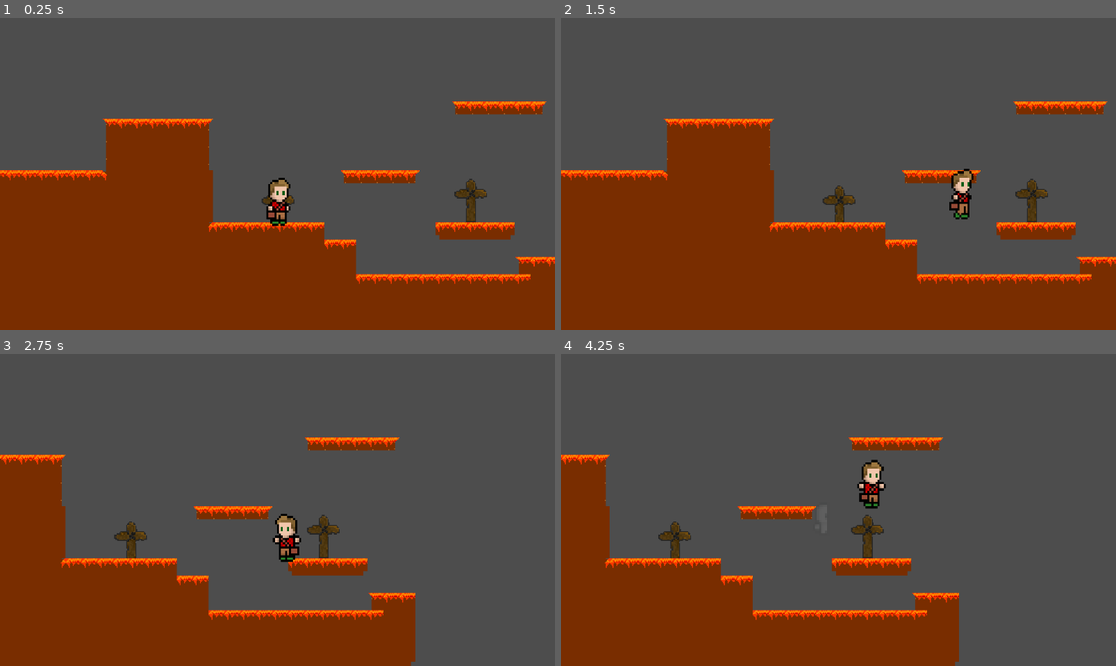
Above: before the commit, frames 1-4 (two rows, left to right).
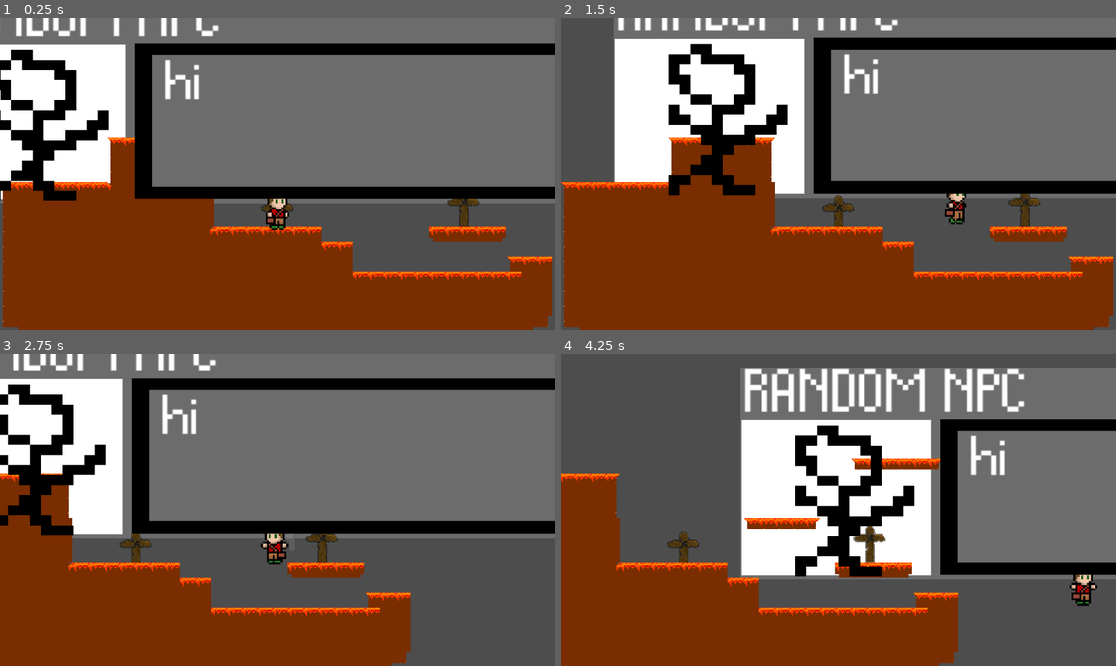
Above: after the commit, the same moments.

Repository: LostInTheSause/TSA-comp----Endless-Night
Game: Godot game, scene res://scenes/node_2d.tscn
Same seed, same stepped clock (60 frames per second), same inputs: the game is played once before the commit and once after it.
Inputs (mouse positions are in pixels of both pictures, inside the frame that each line leads up to):
- Up to frame 1 (0.25 s): no input
- Up to frame 2 (1.5 s): move the mouse to (960, 158) at 0.52 s; hold D (right) from 0.53 s (still down); tap S (dash) at 0.6 s; tap W (jump) at 0.77 s; move the mouse to (727, 189) at 1.27 s; tap Shift (run) at 1.35 s
- Up to frame 3 (2.75 s): tap W (jump) at 1.52 s; move the mouse to (333, 441) at 2.02 s; release D (right) at 2.03 s; hold A (left) from 2.03 s (still down); tap S (dash) at 2.1 s
- Up to frame 4 (4.25 s): move the mouse to (810, 572) at 2.77 s; release A (left) at 2.78 s; hold D (right) from 2.78 s (still down); tap Shift (run) at 2.85 s; tap W (jump) at 3.02, 3.77 s; move the mouse to (1005, 556) at 3.52 s; tap S (dash) at 3.6 s

The runs differ from the first frame. In frame 1, 60% of the frame differs, in the area x 0-100%, y 0-100%; in frame 2, 54%; in frame 3, 61%; in frame 4, 49%.

Commit message:
fiddled with some things and started on the talking part
sophia starts on backgrounds and is cooking up someheat

Diff:
--- a/TSA comp/dusk-to-dawn/project.godot
+++ b/TSA comp/dusk-to-dawn/project.godot
@@ -14,6 +14,11 @@
 run/main_scene="uid://dani6j2n6nwad"
 config/features=PackedStringArray("4.5", "Forward Plus")
 config/icon="res://icon.svg"
+
+[display]
+
+window/size/viewport_width=960
+window/size/viewport_height=540
 
 [input]
 
@@ -43,7 +48,7 @@
 }
 talk={
 "deadzone": 0.2,
-"events": [Object(InputEventMouseButton,"resource_local_to_scene":false,"resource_name":"","device":-1,"window_id":0,"alt_pressed":false,"shift_pressed":false,"ctrl_pressed":false,"meta_pressed":false,"button_mask":0,"position":Vector2(0, 0),"global_position":Vector2(0, 0),"factor":1.0,"button_index":1,"canceled":false,"pressed":false,"double_click":false,"script":null)
+"events": [Object(InputEventKey,"resource_local_to_scene":false,"resource_name":"","device":-1,"window_id":0,"alt_pressed":false,"shift_pressed":false,"ctrl_pressed":false,"meta_pressed":false,"pressed":false,"keycode":69,"physical_keycode":0,"key_label":0,"unicode":101,"location":0,"echo":false,"script":null)
 ]
 }
 dash={
@@ -52,3 +57,7 @@
 , Object(InputEventKey,"resource_local_to_scene":false,"resource_name":"","device":-1,"window_id":0,"alt_pressed":false …(186 unchanged characters)…
 ]
 }
+
+[rendering]
+
+anti_aliasing/screen_space_roughness_limiter/enabled=false
--- a/TSA comp/dusk-to-dawn/scenes/lil_guy.tscn
+++ b/TSA comp/dusk-to-dawn/scenes/lil_guy.tscn
@@ -6,6 +6,7 @@
 [ext_resource type="Texture2D" uid="uid://d3wluu4dndepe" path="res://sprites/Hana Caraka - Base Character [sample]/run.png" id="4_6a63v"]
 [ext_resource type="Texture2D" uid="uid://qehdsf5jp33q" path="res://sprites/Player V3 climb2.png" id="4_gd6mk"]
 [ext_resource type="Texture2D" uid="uid://cyoar287ccqeq" path="res://sprites/Player V3 walk.png" id="5_gd6mk"]
+[ext_resource type="PackedScene" uid="uid://ddwedofbtef40" path="res://speaking.tscn" id="8_5ejhy"]
 [ext_resource type="Texture2D" uid="uid://cidr1neb857m4" path="res://sprites/New Piskel (1).png" id="8_6a63v"]
 
 [sub_resource type="GDScript" id="GDScript_6a63v"]
@@ -90,7 +91,7 @@
 		velocity.y = 0
 		animated_sprite_2d.play(\"ledge hang\")
 		is_hanging = true
-		ledge_hang_1.collide_with_bodies = false
+		ledge_hang_1.enabled = false
 		if Input.is_action_just_pressed(\"jump\"):
 			velocity.x = 400
 			velocity.y = -350
@@ -98,15 +99,15 @@
 		velocity.y = 0
 		animated_sprite_2d.play(\"ledge hang\")
 		is_hanging = true
-		ledge_hang_2.collide_with_bodies = false
+		ledge_hang_2.enabled = false
 		if Input.is_action_just_pressed(\"jump\"):
 			velocity.x = -400
 			velocity.y = -350
 
 	else:
 		is_hanging = false
-		ledge_hang_1.collide_with_bodies = true
-		ledge_hang_2.collide_with_bodies = true
+		ledge_hang_1.enabled = true
+		ledge_hang_2.enabled = true
 
 
 
@@ -634,5 +635,7 @@
 position = Vector2(29, 0)
 texture = ExtResource("8_6a63v")
 
+[node name="speaking" parent="." instance=ExtResource("8_5ejhy")]
+
 [connection signal="screen_exited" from="move cam when player leave" to="." method="when_player_leave_screen"]
 [connection signal="timeout" from="dash timer" to="." method="_on_dash_timer_timeout"]
--- a/TSA comp/dusk-to-dawn/scenes/node_2d.tscn
+++ b/TSA comp/dusk-to-dawn/scenes/node_2d.tscn
@@ -392,8 +392,12 @@
 [node name="world" type="Node2D"]
 
 [node name="Camera2D" type="Camera2D" parent="."]
-zoom = Vector2(2.06, 2.24)
-limit_bottom = 100
+position = Vector2(1, 0)
+zoom = Vector2(1.661, 1.61)
+limit_left = -10000002
+limit_top = -9999996
+limit_right = 9999998
+limit_bottom = 111
 position_smoothing_enabled = true
 
 [node name="Lil guy" parent="." instance=ExtResource("1_6e84v")]
@@ -415,7 +419,8 @@
 layer_0/tile_data = PackedInt32Array(65535, 131072, 1, 0, 131072, 1, 1, 131072, 1, 2, 131072, 1, 65534, 131072, 1, 6553 …(5417 unchanged characters)…
 
 [node name="kill_zone" parent="." instance=ExtResource("3_4vge2")]
-position = Vector2(-224, -69)
+position = Vector2(17, 117)
+scale = Vector2(37.595, 1)
 
 [node name="kill_zone2" parent="." instance=ExtResource("3_4vge2")]
 position = Vector2(100, 36)
--- /dev/null
+++ b/TSA comp/dusk-to-dawn/speaking.tscn
@@ -0,0 +1,88 @@
+[gd_scene load_steps=5 format=3 uid="uid://ddwedofbtef40"]
+
+[ext_resource type="FontFile" uid="uid://bgbbokdp8pl8g" path="res://everything else/Baskic8.otf" id="1_x6fsl"]
+[ext_resource type="Texture2D" uid="uid://dbjlvikdct6w6" path="res://sprites/tileset_frthistime/New Piskel (4).png" id="2_wfflu"]
+
+[sub_resource type="LabelSettings" id="LabelSettings_dwnle"]
+font = ExtResource("1_x6fsl")
+font_size = 56
+
+[sub_resource type="LabelSettings" id="LabelSettings_msvkh"]
+font = ExtResource("1_x6fsl")
+font_size = 51
+
+[node name="speaking" type="Control"]
+layout_mode = 3
+anchors_preset = 12
+anchor_top = 1.0
+anchor_right = 1.0
+anchor_bottom = 1.0
+offset_right = -720.0
+grow_horizontal = 2
+grow_vertical = 0
+
+[node name="Name" type="Label" parent="."]
+layout_mode = 0
+offset_left = 5.0
+offset_top = -213.0
+offset_right = 299.0
+offset_bottom = -155.0
+text = "random NPC"
+label_settings = SubResource("LabelSettings_dwnle")
+uppercase = true
+
+[node name="face" type="TextureRect" parent="."]
+texture_filter = 1
+layout_mode = 0
+offset_left = 15.0
+offset_top = -176.0
+offset_right = 55.0
+offset_bottom = -136.0
+scale = Vector2(4.509841, 4.3280997)
+texture = ExtResource("2_wfflu")
+
+[node name="what they have to say" type="Label" parent="."]
+z_index = 2
+layout_mode = 0
+offset_left = 241.0
+offset_top = -142.0
+offset_right = 281.0
+offset_bottom = -89.0
+text = "hi"
+label_settings = SubResource("LabelSettings_msvkh")
+
+[node name="background" type="ColorRect" parent="."]
+z_index = -2
+layout_mode = 0
+offset_left = 3.0
+offset_top = -227.0
+offset_right = 963.0
+offset_bottom = 0.19000244
+color = Color(0.42365062, 0.42365065, 0.42365062, 1)
+
+[node name="background for face" type="ColorRect" parent="."]
+z_index = -1
+layout_mode = 0
+offset_left = 3.9999998
+offset_top = -171.0
+offset_right = 44.0
+offset_bottom = -131.0
+scale = Vector2(4.94, 4.165)
+
+[node name="border text1" type="ColorRect" parent="."]
+layout_mode = 0
+offset_left = 211.0
+offset_top = -172.0
+offset_right = 251.0
+offset_bottom = -132.0
+scale = Vector2(18.34, 4.18)
+color = Color(0, 0, 0, 1)
+
+[node name="ColorRect" type="ColorRect" parent="border text1"]
+layout_mode = 0
+offset_left = 0.7088332
+offset_top = 2.6315794
+offset_right = 40.70883
+offset_bottom = 42.63158
+scale = Vector2(0.965, 0.845)
+color = Color(0.42352942, 0.42352942, 0.42352942, 1)
Binary file added: TSA comp/dusk-to-dawn/everything else/Baskic8.otf
Not shown, added: TSA comp/dusk-to-dawn/everything else/Baskic8.otf.import
Not shown: 1 places in TSA comp/dusk-to-dawn/scenes/lil_guy.tscn that only renumber resources
Binary file added: TSA comp/dusk-to-dawn/scriptd/New Piskel (4).png
Not shown, added: TSA comp/dusk-to-dawn/scriptd/New Piskel (4).png.import
Binary file added: TSA comp/dusk-to-dawn/sprites/tileset_frthistime/New Piskel (4).png
Not shown, added: TSA comp/dusk-to-dawn/sprites/tileset_frthistime/New Piskel (4).png.import
